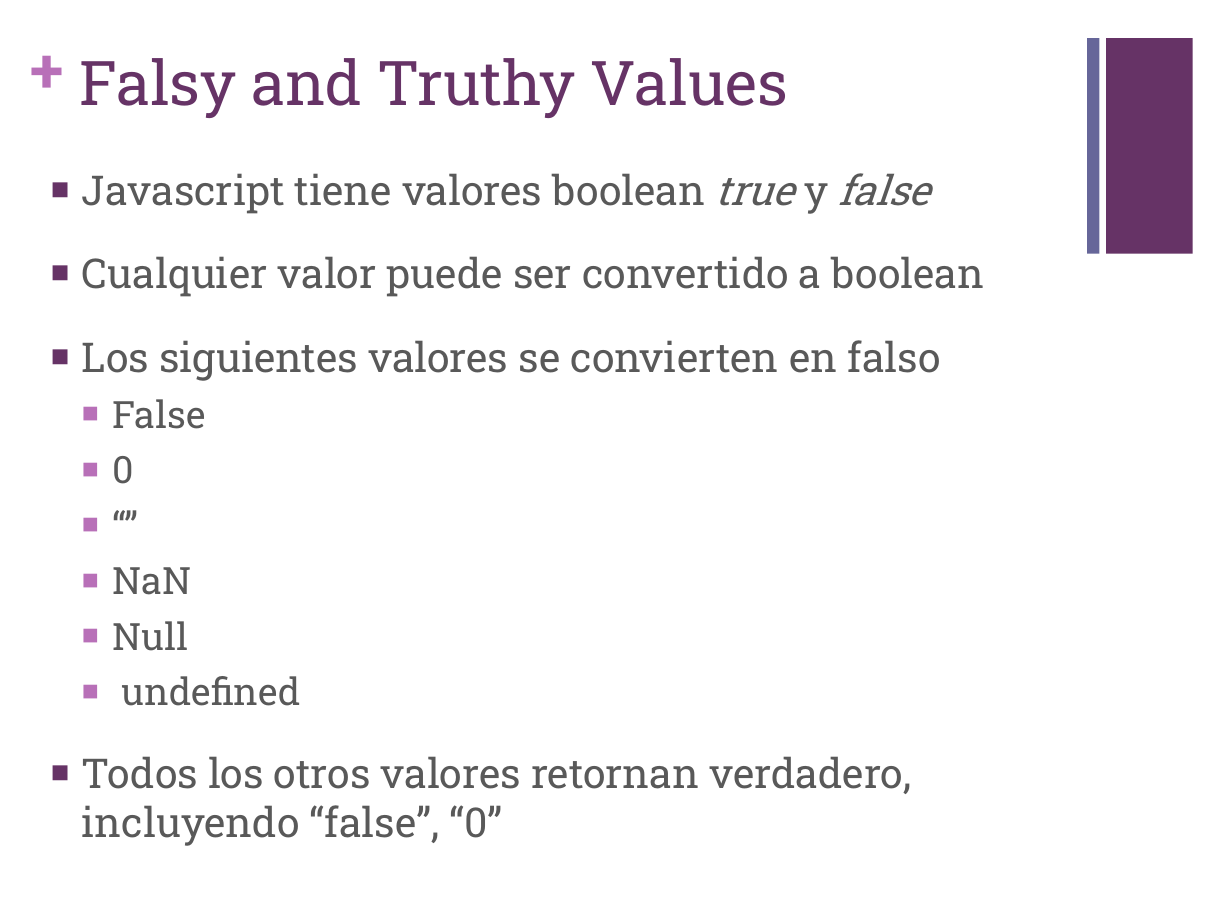
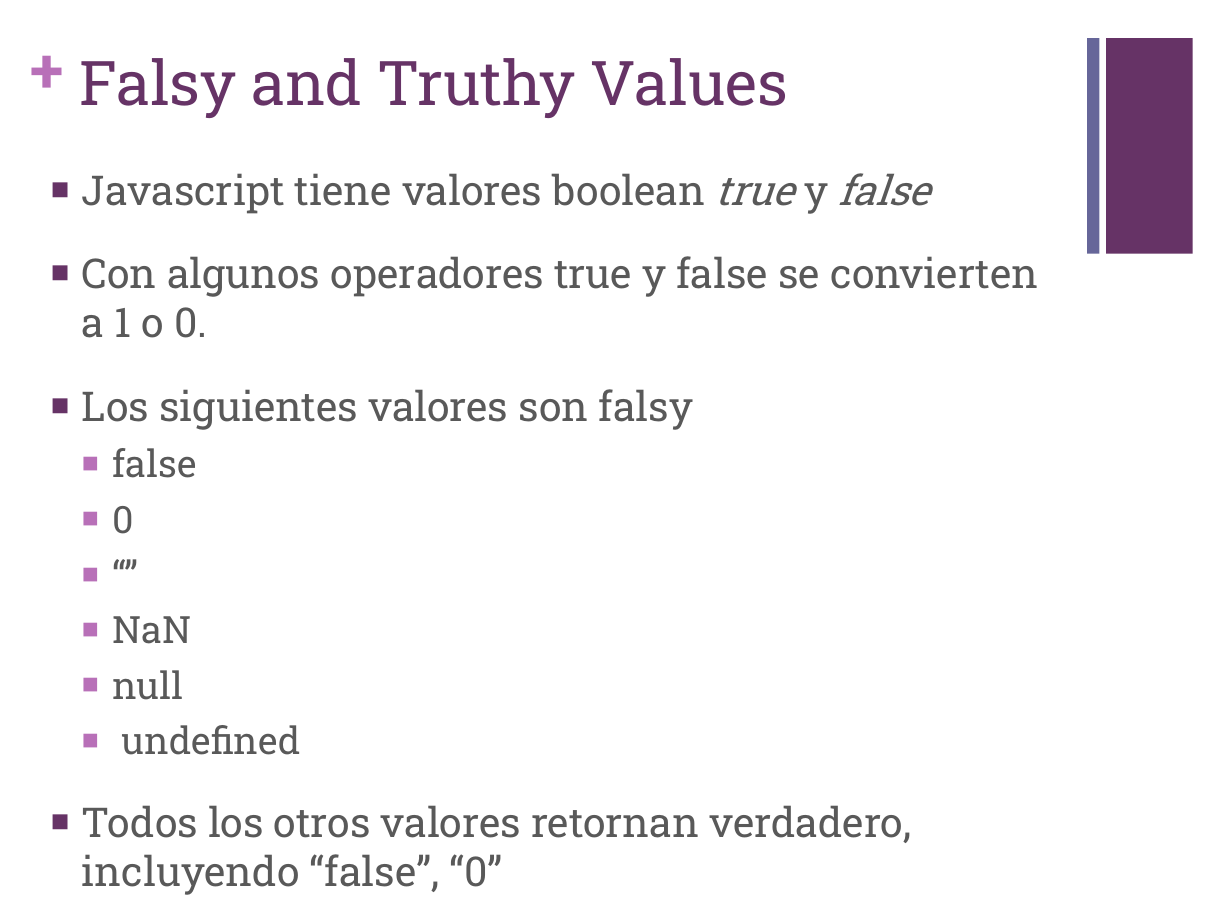
Before and after one commit to v1ct0rv/TallerJavascript, a slide deck: slide 11 of 02-Introduccion-Javascript/Javascript101.pptx (slide 12 before the commit). Drawn at 1232x924 pixels with LibreOffice and Linux fonts; fonts in the diff are those of the drawing. Boxes give left, top, right and bottom in pixels: in the first picture for what was removed or moved away, otherwise in the second. Text is boxed around its words. In the diff, an @@ line names an element or a change of style, - is before the commit and + after.

```diff
--- a/02-Introduccion-Javascript/Javascript101.pptx
+++ b/02-Introduccion-Javascript/Javascript101.pptx
@@ text at <box>82,256,1039,478</box>: text changed @@
-■ Cualquier valor puede ser convertido a boolean
-■ Los siguientes valores se convierten en falso
-  ■ False
+■ Con algunos operadores true y false se convierten a 1 o 0.
+■ Los siguientes valores son falsy
+  ■ false
@@ text at <box>113,670,184,700</box>: text changed @@
-  ■ Null
+  ■ null
```
Also in this commit, not shown: 1 slide removed, 1 other file.
